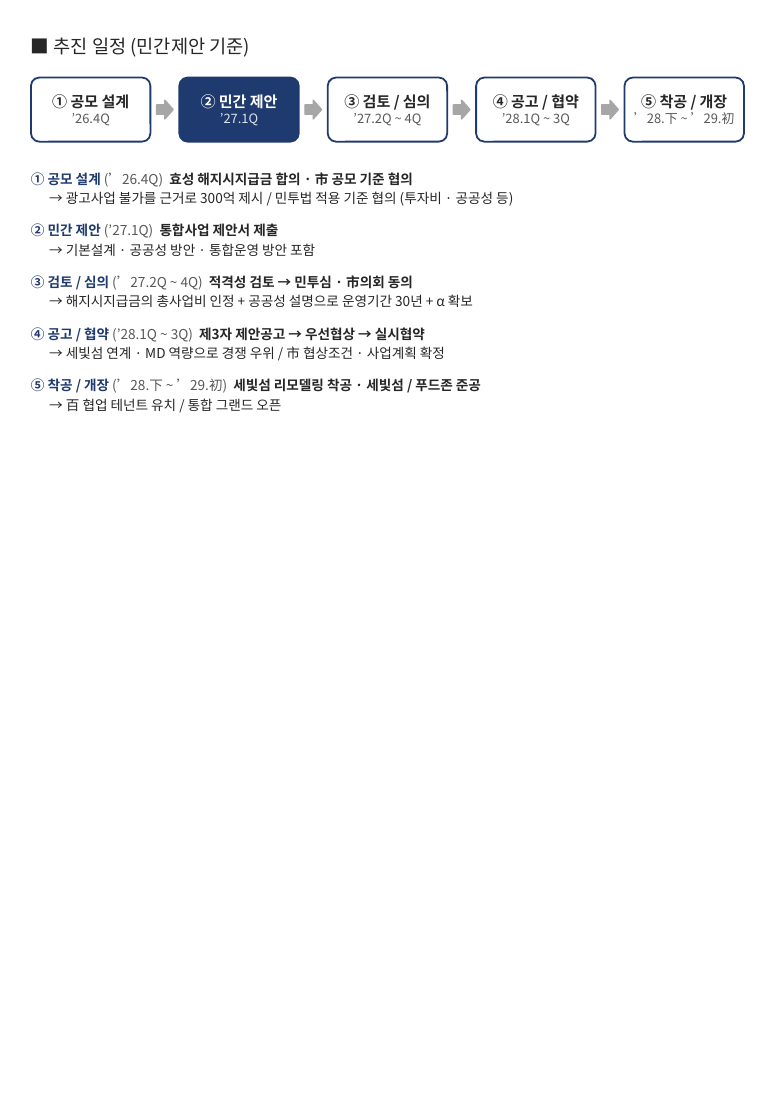
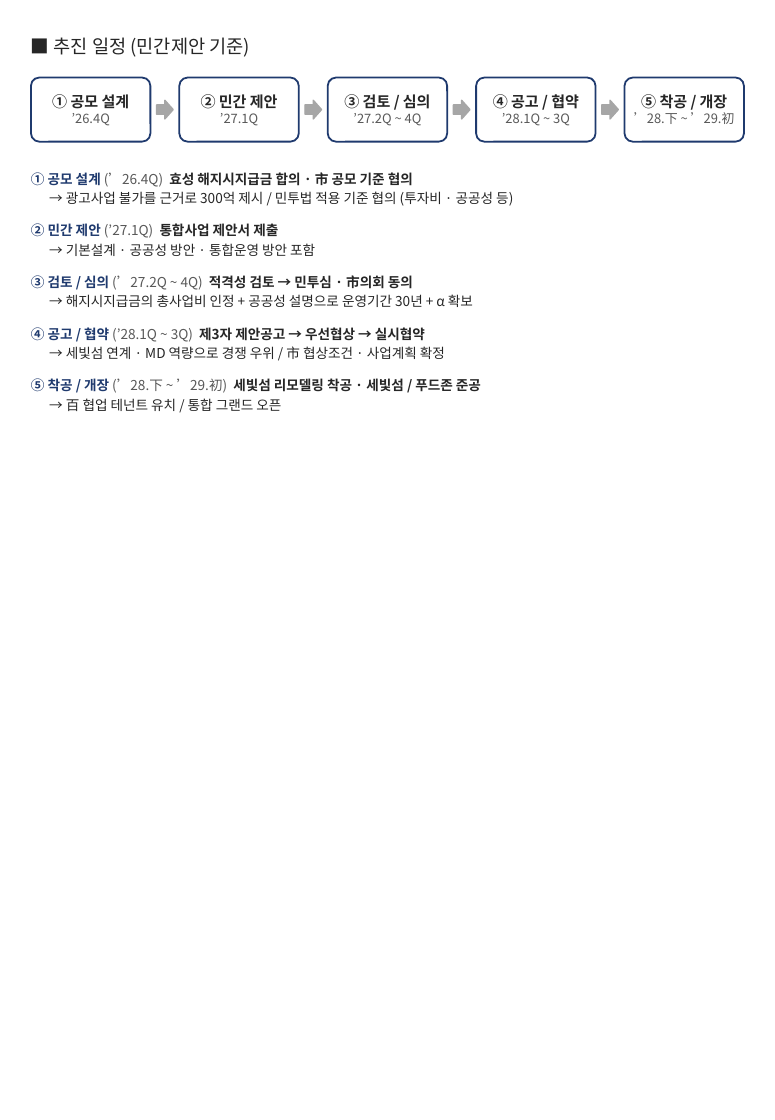
Before and after one commit to ukyung8822/test1, a slide deck: slide 1 of 추진일정_절차도.pptx. Drawn at 775x1120 pixels with LibreOffice and Linux fonts; fonts in the diff are those of the drawing. Boxes give left, top, right and bottom in pixels: in the first picture for what was removed or moved away, otherwise in the second. Text is boxed around its words. In the diff, an @@ line names an element or a change of style, - is before the commit and + after.

```diff
--- a/추진일정_절차도.pptx
+++ b/추진일정_절차도.pptx
@@ text "② 민간 제안" at [201, 94, 278, 126]: text colour #FFFFFF to #262626 in "② 민간 제안"; text colour #DCE3EF to #595959 in "’27.1Q" @@
@@ rounded rectangle at [180, 78, 300, 142]: fill #1F3A6E to #FFFFFF @@
```
Also in this commit, not shown: 1 other file.
